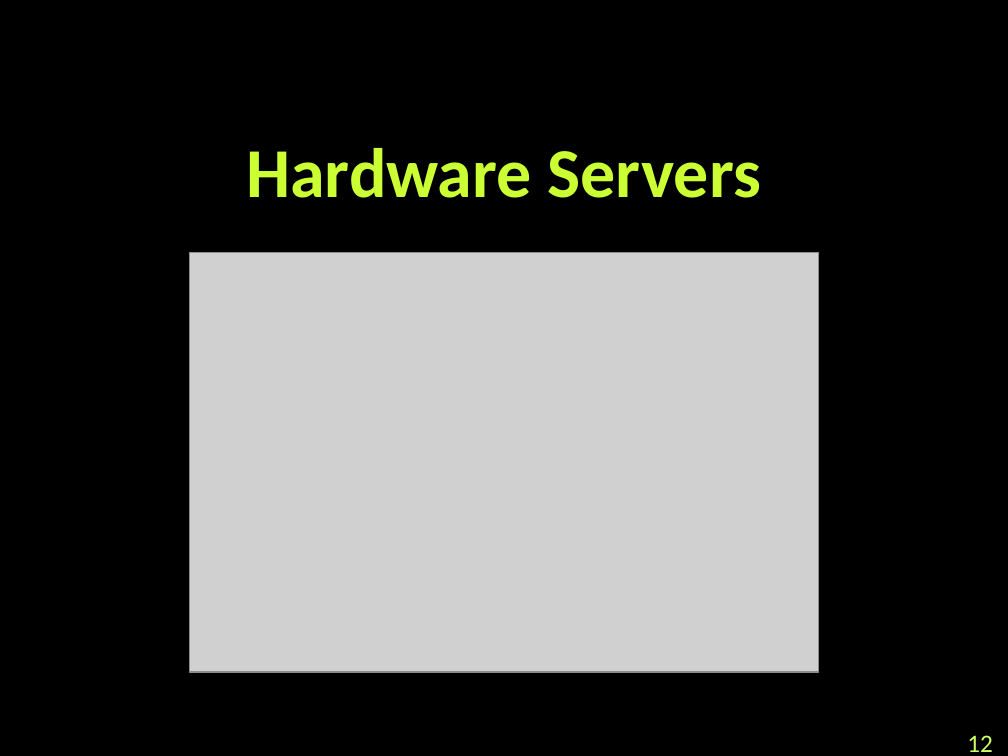
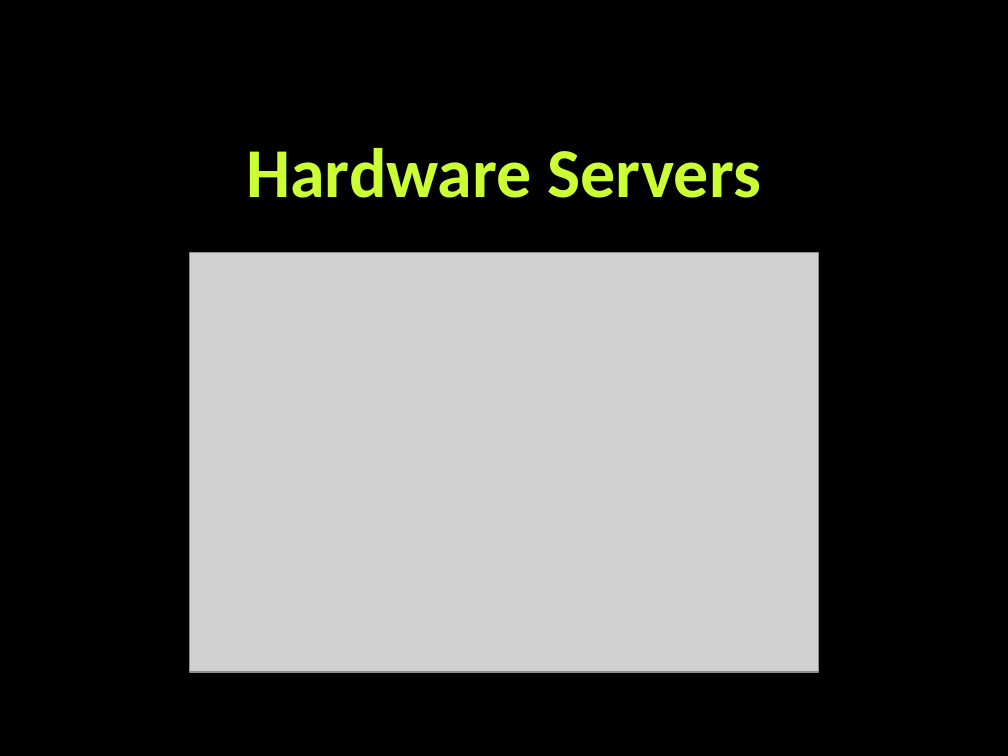
Before and after one commit to tddold/Telerik-Academy, a slide deck: slide 12 of Web Design &UI/1. HTML Basics/Presentations/Web-Technologies-Basics.pptx. Drawn at 1008x756 pixels with LibreOffice and Linux fonts; fonts in the diff are those of the drawing; grey boxes stand for pictures; background and template pictures are left out. Boxes give left, top, right and bottom in pixels: in the first picture for what was removed or moved away, otherwise in the second. Text is boxed around its words. In the diff, an @@ line names an element or a change of style, - is before the commit and + after.

```diff
--- a/Web Design &UI/1. HTML Basics/Presentations/Web-Technologies-Basics.pptx
+++ b/Web Design &UI/1. HTML Basics/Presentations/Web-Technologies-Basics.pptx
@@ page number removed at (967, 735, 993, 752) @@
-12
```
Also in this commit, not shown: 11 other slides changed, 1 slide added, 10 other files.
